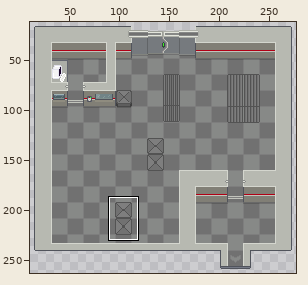
File history of a sprite sheet, images/maps/CargoLower.png. Above, an overview of the earlier version with the close-up marked.
Close-up. Earlier state:
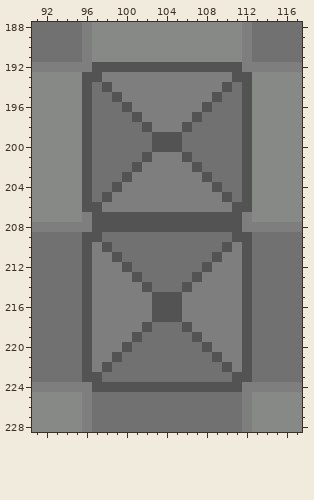
The file is 288x271 pixels. Colours within 5 levels of each other are drawn and written as one. Shown: x 91..117, y 188..228. The wide view leaves out empty margins. The commit also changed other parts of the picture, which this record leaves out.
After the commit:
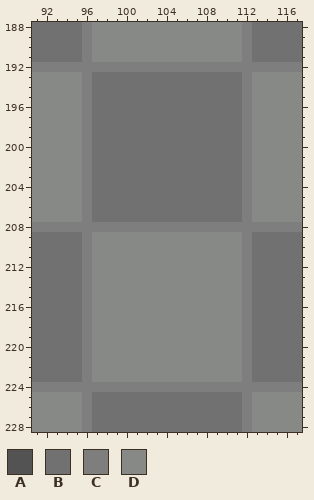
Palette (. is transparent): A #535353  B #717171  C #7e7e7e  D #878987
Edits made:
The author changed colour A to colour B in row 193 at x 97 and 111; in row 194 at x 98 and 110; in row 195 at x 99 and 109; in row 196 at x 100 and 108; in row 197 at x 101 and 107; in row 198 at x 102 and 106.
The author changed colour A to colour B in rows 199 to 200 at x 103 to 105; in row 201 at x 102 and 106; in row 202 at x 101 and 107; in row 203 at x 100 and 108; in row 204 at x 99 and 109; in row 205 at x 98 and 110.
The author changed colour A to colour B in row 206 at x 97 and 111; in row 207 at x 97 to 111.
The author changed colour C to colour B in row 193 at x 98 to 110; in row 194 at x 99 to 109; in row 195 at x 100 to 108; in row 196 at x 101 to 107; in row 197 at x 102 to 106; in row 198 at x 103 to 105.
The author changed colour C to colour B in row 201 at x 103 to 105; in row 202 at x 102 to 106; in row 203 at x 101 to 107; in row 204 at x 100 to 108; in row 205 at x 99 to 109; in row 206 at x 98 to 110.
The author changed colour A to colour C in row 192 at x 97 to 111; in rows 193 to 206 at x 96 and 112; in row 208 at x 97 to 111; in rows 209 to 223 at x 96 and 112; in row 224 at x 97 to 111.
The author changed colour A to colour D in row 209 at x 97 and 111; in row 210 at x 98 and 110; in row 211 at x 99 and 109; in row 212 at x 100 and 108; in row 213 at x 101 and 107; in row 214 at x 102 and 106.
The author changed colour A to colour D in rows 215 to 217 at x 103 to 105; in row 218 at x 102 and 106; in row 219 at x 101 and 107; in row 220 at x 100 and 108; in row 221 at x 99 and 109; in row 222 at x 98 and 110.
The author changed colour A to colour D in row 223 at x 97 and 111.
The author changed colour B to colour D in row 209 at x 98 to 110; in row 210 at x 99 to 109; in row 211 at x 100 to 108; in row 212 at x 101 to 107; in row 213 at x 102 to 106; in row 214 at x 103 to 105.
The author changed colour B to colour D in row 218 at x 103 to 105; in row 219 at x 102 to 106; in row 220 at x 101 to 107; in row 221 at x 100 to 108; in row 222 at x 99 to 109; in row 223 at x 98 to 110.
The author changed colour C to colour D in row 210 at x 97 and 111; in row 211 at x 97 to 98 and 110 to 111; in row 212 at x 97 to 99 and 109 to 111; in row 213 at x 97 to 100 and 108 to 111; in row 214 at x 97 to 101 and 107 to 111; in rows 215 to 217 at x 97 to 102 and 106 to 111.
The author changed colour C to colour D in row 218 at x 97 to 101 and 107 to 111; in row 219 at x 97 to 100 and 108 to 111; in row 220 at x 97 to 99 and 109 to 111; in row 221 at x 97 to 98 and 110 to 111; in row 222 at x 97 and 111.
